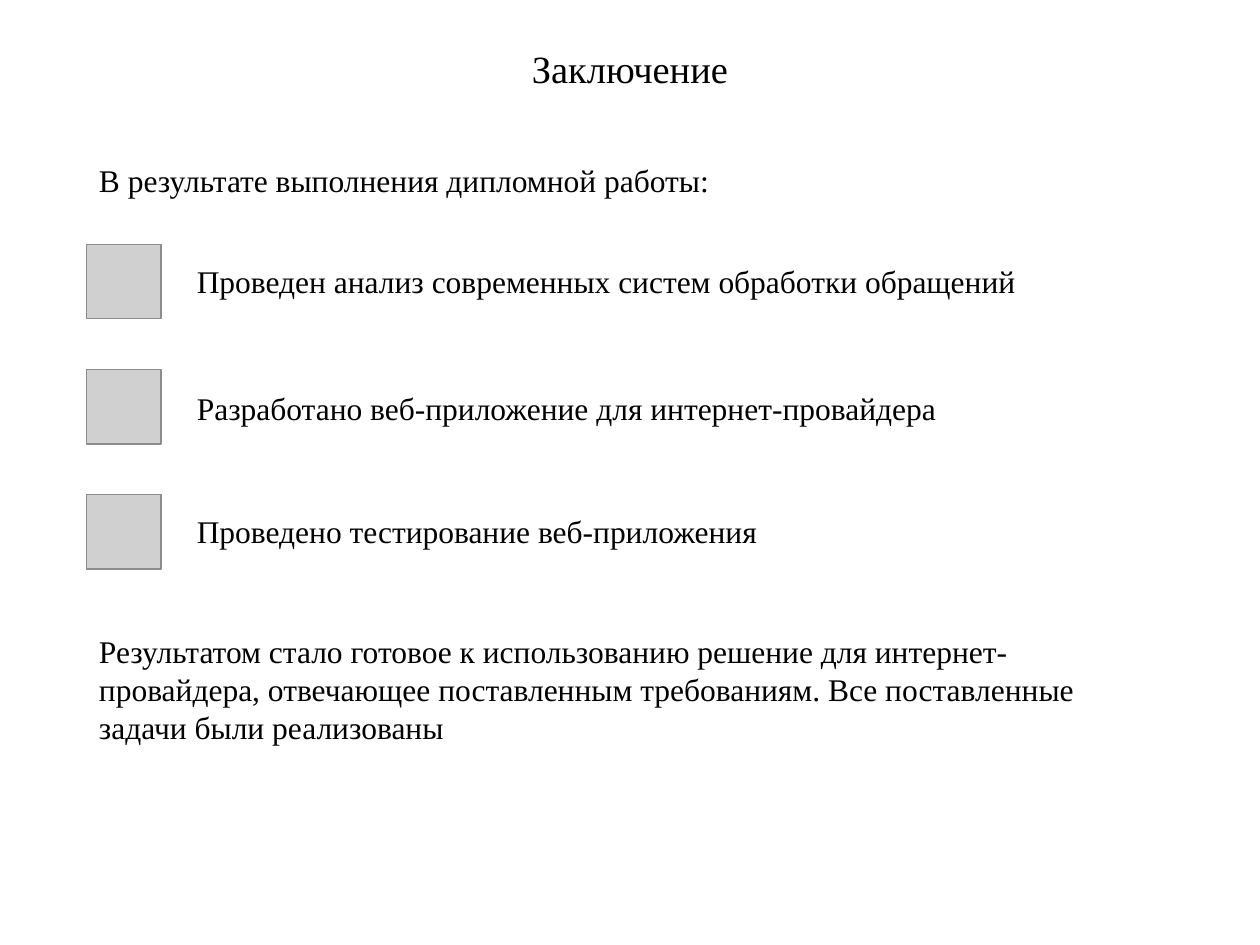
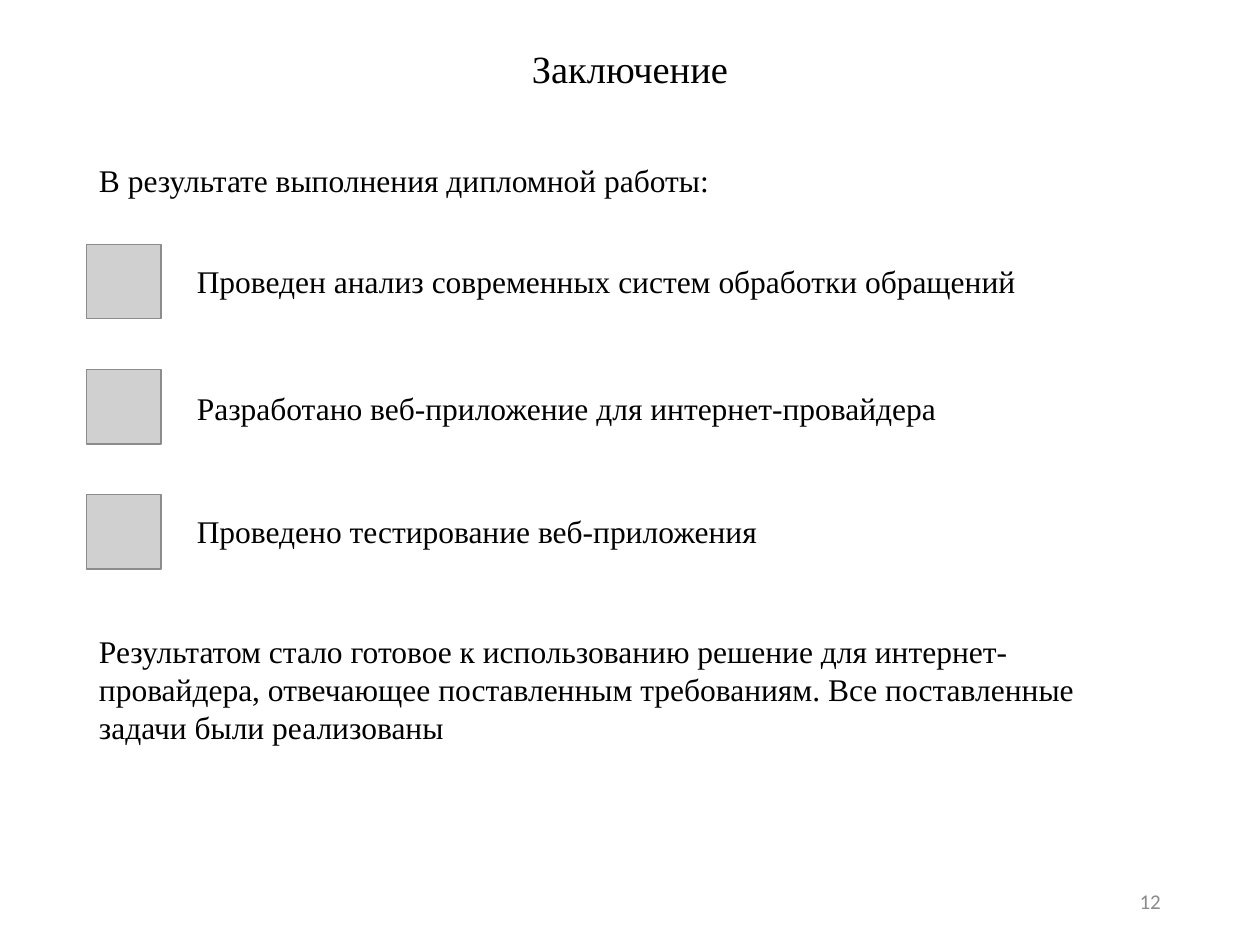
Before and after one commit to LavruhinMax/Diplom, a slide deck: slide 12 of doc/Презентация.pptx (slide 11 before the commit). Drawn at 1260x945 pixels with LibreOffice and Linux fonts; fonts in the diff are those of the drawing; grey boxes stand for pictures. Boxes give left, top, right and bottom in pixels: in the first picture for what was removed or moved away, otherwise in the second. Text is boxed around its words. In the diff, an @@ line names an element or a change of style, - is before the commit and + after.

```diff
--- a/doc/Презентация.pptx
+++ b/doc/Презентация.pptx
@@ page number added at <box>1140,895,1161,909</box>, 12 pt, text #8C8C8C @@
+12
```
Also in this commit, not shown: 9 other slides changed, 1 slide added, 35 other files.
